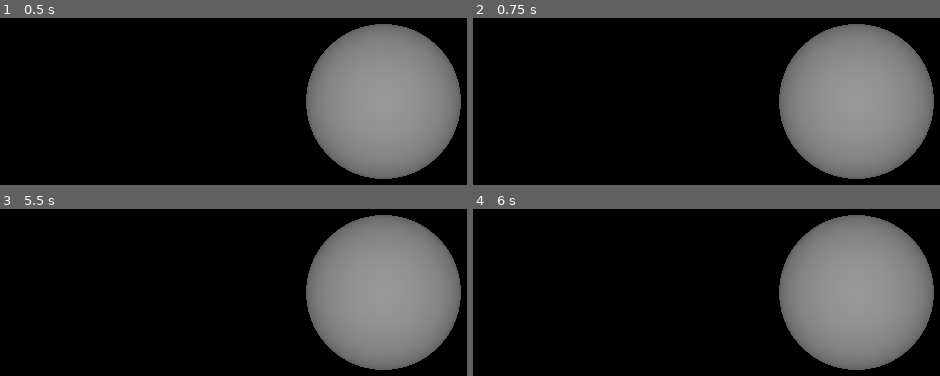
Above: before the commit, frames 1-4 (two rows, left to right).
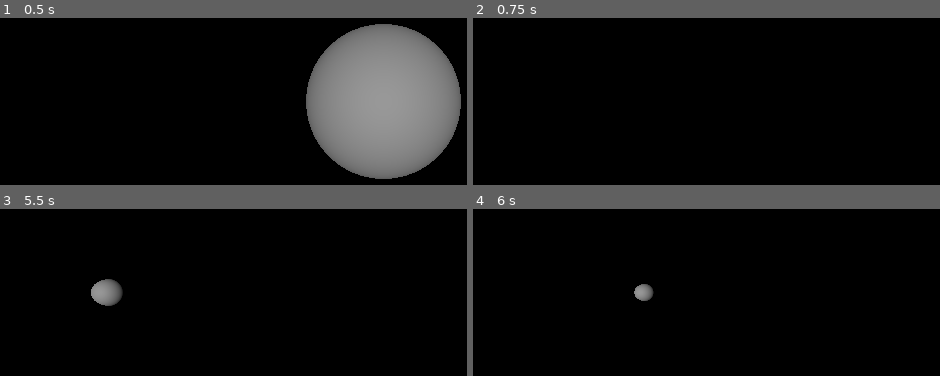
Above: after the commit, the same moments.

Repository: Quantiset/atmosphere-shader
Game: Godot game, scene res://Scenes/main.tscn
Two runs of this game, one before a commit and one after it. Both use one fixed random seed, a clock stepped at 60 frames per second and the inputs below.
Inputs (mouse positions are in pixels of both pictures, inside the frame that each line leads up to):
- Up to frame 1 (0.5 s): no input
- Up to frame 2 (0.75 s): tap Enter at 0.5 s; move the mouse to (outside the picture) at 0.52 s; hold D from 0.53 s (still down); hold Shift from 0.53 s (still down); click (outside the picture) at 0.67 s
- Up to frame 3 (5.5 s): tap Space at 1.25, 2.75, 4.25 s; move the mouse to (224, 314) at 1.27 s; release D at 1.28 s; release Shift at 1.28 s; hold S 1.28-2.03 s; tap Shift at 1.35, 2.85, 4.35 s; click (224, 314) at 1.42 s; tap Enter at 2, 3.5 s; move the mouse to (outside the picture) at 2.02 s; hold D 2.03-2.78 s; hold Shift 2.03-2.78 s; click (outside the picture) at 2.17 s; move the mouse to (outside the picture) at 2.77 s; hold W 2.78-3.53 s; click (outside the picture) at 2.92 s; move the mouse to (outside the picture) at 3.52 s; hold Shift 3.53-4.28 s; hold A 3.53-5.03 s; click (outside the picture) at 3.67 s; move the mouse to (144, 225) at 4.27 s; click (144, 225) at 4.42 s; move the mouse to (424, 292) at 5.02 s; hold S from 5.03 s (still down); hold Shift from 5.03 s (still down); click (424, 292) at 5.17 s
- Up to frame 4 (6 s): move the mouse to (outside the picture) at 5.77 s; release S at 5.78 s; release Shift at 5.78 s; hold D from 5.78 s (still down); tap Shift at 5.85 s; click (outside the picture) at 5.92 s

Frame 1 is identical in both runs. In frame 2, 24% of the frame differs, in the area x 65-99%, y 3-97%; in frame 3, 25%, in the area x 19-99%, y 3-97%; in frame 4, 25%.

Commit message:
Make planet

Diff:
--- a/Scenes/main.tscn
+++ b/Scenes/main.tscn
@@ -1,4 +1,7 @@
-[gd_scene load_steps=3 format=3 uid="uid://bn1wn8ul1wcpf"]
+[gd_scene load_steps=5 format=3 uid="uid://bn1wn8ul1wcpf"]
+
+[ext_resource type="Script" uid="uid://cj8d8afgkc7lu" path="res://Scripts/main.gd" id="1_jjgbg"]
+[ext_resource type="Script" uid="uid://d06uhcgyf4fm1" path="res://Scripts/camera_3d.gd" id="2_bo1nx"]
 
 [sub_resource type="SphereMesh" id="SphereMesh_7u77a"]
 
@@ -6,8 +9,9 @@
 background_mode = 1
 
 [node name="Main" type="Node3D"]
+script = ExtResource("1_jjgbg")
 
-[node name="MeshInstance3D" type="MeshInstance3D" parent="."]
+[node name="Planet1" type="MeshInstance3D" parent="."]
 mesh = SubResource("SphereMesh_7u77a")
 
 [node name="WorldEnvironment" type="WorldEnvironment" parent="."]
@@ -15,6 +19,7 @@
 
 [node name="Camera3D" type="Camera3D" parent="."]
 transform = Transform3D(1, 0, 0, 0, 1, 0, 0, 0, 1, 0, 0, 1.9522865)
+script = ExtResource("2_bo1nx")
 
 [node name="DirectionalLight3D" type="DirectionalLight3D" parent="."]
 transform = Transform3D(1, 0, 0, 0, 1, 0, 0, 0, 1, 0, 0, 3.921534)
--- /dev/null
+++ b/Scripts/camera_3d.gd
@@ -0,0 +1,44 @@
+extends Camera3D
+
+@export var move_speed := 5.0
+@export var fast_speed := 20.0
+@export var mouse_sensitivity := 0.004
+
+var rotating := false
+
+func _unhandled_input(event):
+	# Toggle looking around when RMB is held
+	if event is InputEventMouseButton and event.button_index == MOUSE_BUTTON_RIGHT:
+		rotating = event.pressed
+		if rotating:
+			Input.set_mouse_mode(Input.MOUSE_MODE_CAPTURED)
+		else:
+			Input.set_mouse_mode(Input.MOUSE_MODE_VISIBLE)
+
+	# Look around while holding RMB
+	if rotating and event is InputEventMouseMotion:
+		rotation.y -= event.relative.x * mouse_sensitivity
+		rotation.x -= event.relative.y * mouse_sensitivity
+		rotation.x = clamp(rotation.x, deg_to_rad(-89), deg_to_rad(89))
+
+
+func _process(delta):
+	var speed = move_speed
+	if Input.is_key_pressed(KEY_SHIFT):
+		speed = fast_speed
+
+	var direction = Vector3.ZERO
+
+	# WASD movement
+	if Input.is_key_pressed(KEY_W):
+		direction -= transform.basis.z
+	if Input.is_key_pressed(KEY_S):
+		direction += transform.basis.z
+	if Input.is_key_pressed(KEY_A):
+		direction -= transform.basis.x
+	if Input.is_key_pressed(KEY_D):
+		direction += transform.basis.x
+
+	# Move
+	if direction != Vector3.ZERO:
+		translate(direction.normalized() * speed * delta)
--- /dev/null
+++ b/Scripts/main.gd
@@ -0,0 +1 @@
+extends Node3D
Not shown, added: Scripts/camera_3d.gd.uid
Not shown, added: Scripts/main.gd.uid
